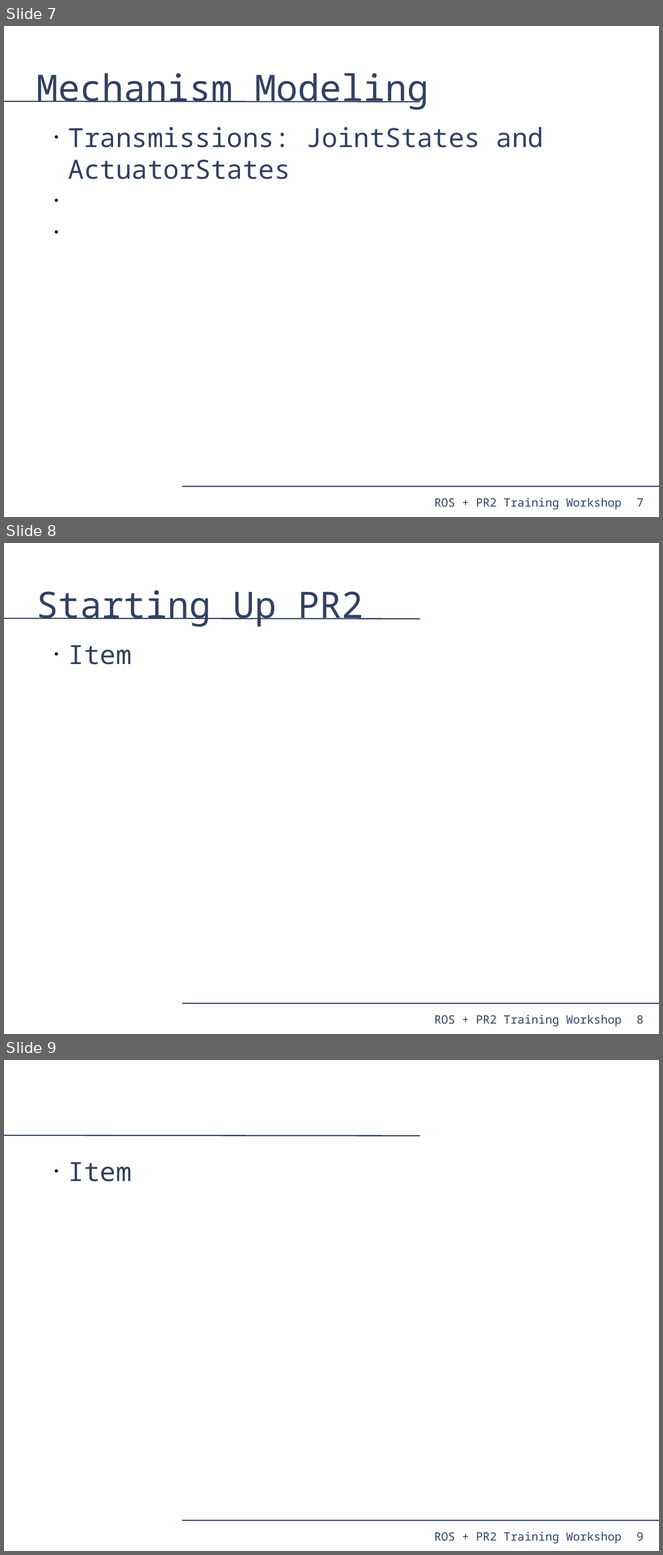
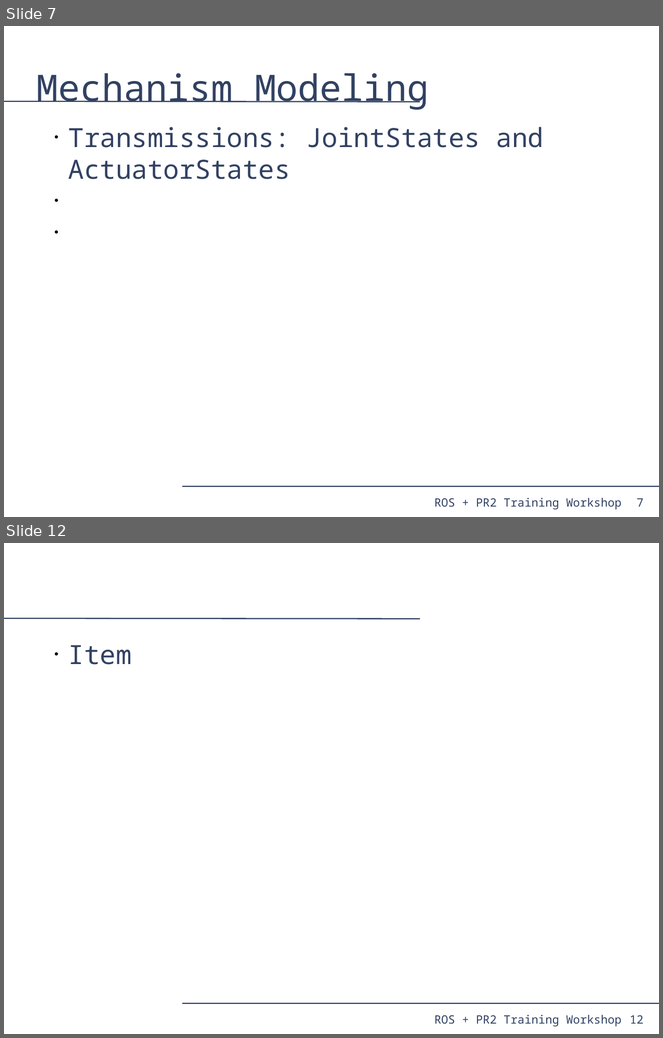
Before and after one commit to PR2/pr2_docs, a slide deck: pr2_training_workshop/simulation/simulation_training_workshop.odp. Shown one above the other, each under a label of ours: slides 7, 8 and 9 before the commit, slides 7 and 12 after it; the slides between them are not shown. The pictures are 663x1555 and 663x1038 pixels, drawn with LibreOffice and Linux fonts; fonts in the diff are those of the drawing. Boxes give left, top, right and bottom in pixels: in the first picture for what was removed or moved away, otherwise in the second. Text is boxed around its words. In the diff, an @@ line names an element or a change of style, - is before the commit and + after.

```diff
--- a/pr2_training_workshop/simulation/simulation_training_workshop.odp
+++ b/pr2_training_workshop/simulation/simulation_training_workshop.odp
@@ slide 8 removed at <box>4,543,659,1034</box>, background #FFFFFF; not listed: 4 template elements that a slide beside it also shows @@
@@ title removed at <box>37,590,364,627</box> @@
-Starting Up PR2
@@ text removed at <box>68,645,132,665</box> @@
-• Item
@@ what was slide 9 is now slide 12 @@
@@ page number at <box>630,1016,644,1024</box>: text changed @@
-9
+12
```
Also in this commit, not shown: 4 slides added, 1 other slide removed.
